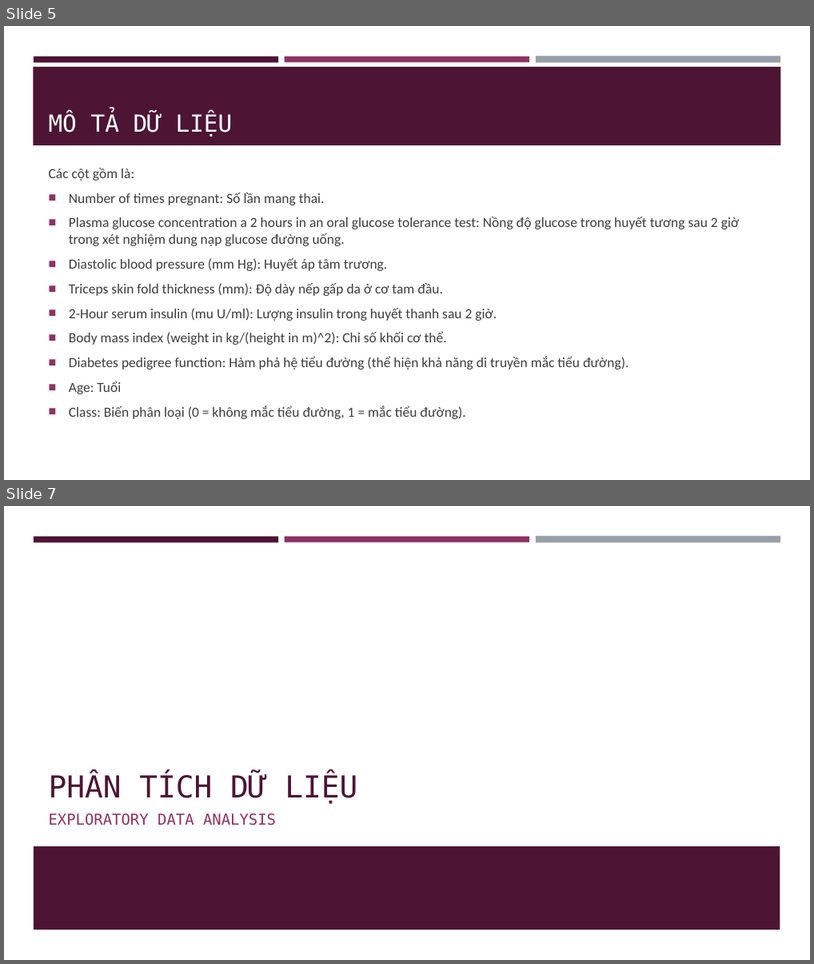
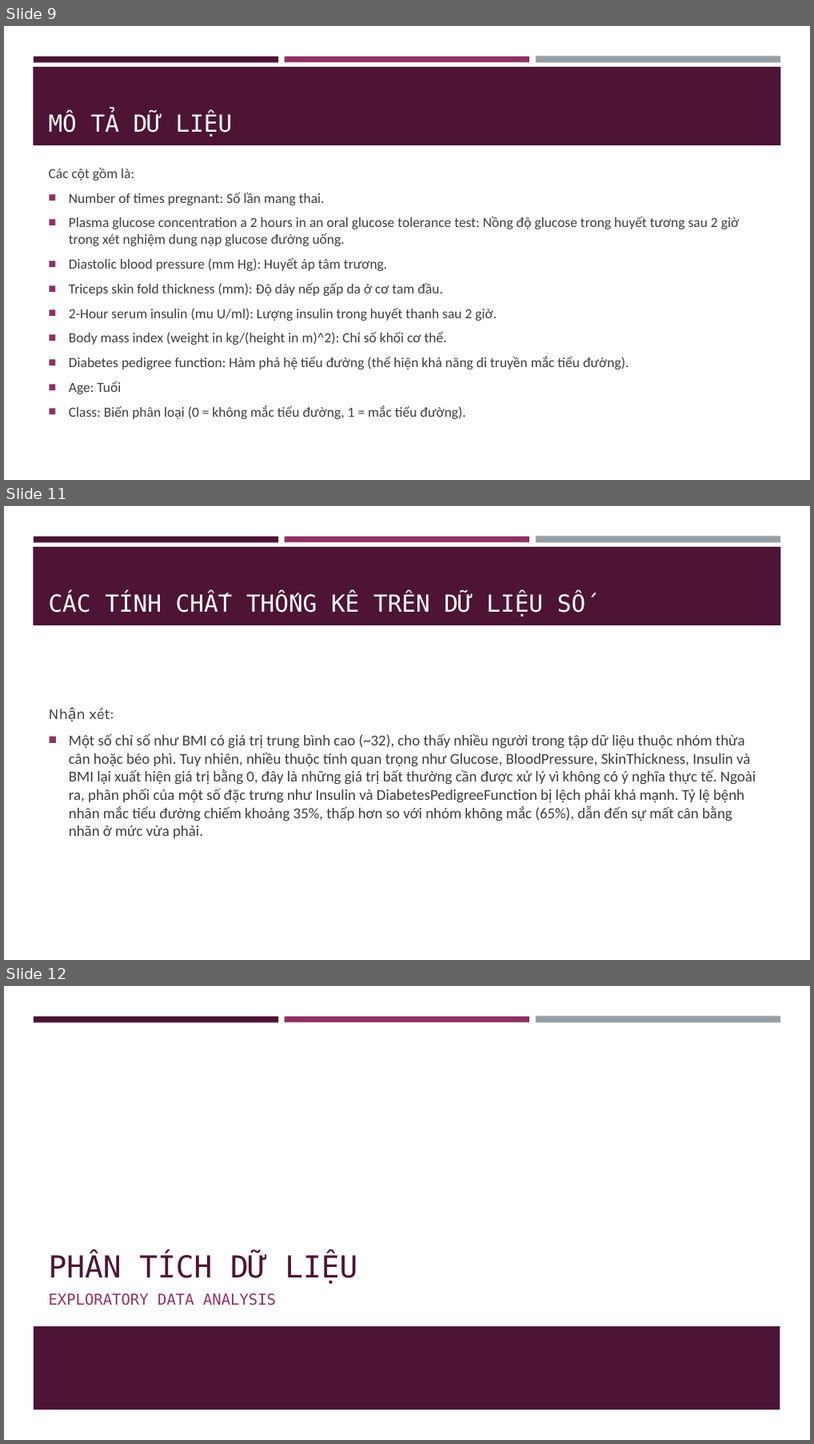
Before and after one commit to NgThanhNhanf/machine_learning, a slide deck: code/practice/lab04/EDA_Bao_cao.pptx. Shown one above the other, each under a label of ours: slides 5 and 7 before the commit, slides 9, 11 and 12 after it; the slides between them are not shown. The pictures are 814x964 and 814x1444 pixels, drawn with LibreOffice and Linux fonts; fonts in the diff are those of the drawing. Boxes give left, top, right and bottom in pixels: in the first picture for what was removed or moved away, otherwise in the second. Text is boxed around its words. In the diff, an @@ line names an element or a change of style, - is before the commit and + after.

```diff
--- a/code/practice/lab04/EDA_Bao_cao.pptx
+++ b/code/practice/lab04/EDA_Bao_cao.pptx
@@ slide 11 added at (4,506,810,960), background #FFFFFF; not listed: 4 template elements that a slide beside it also shows @@
@@ title added at (49,592,600,616), 28 pt, text #FFFFFF @@
+CÁC TÍNH CHẤT THỐNG KÊ TRÊN DỮ LIỆU SỐ
@@ text added at (69,707,756,838), 18 pt, text #3D3D3D @@
+Nhận xét:
+■ Một số chỉ số như BMI có giá trị trung bình cao (~32), cho thấy nhiều người trong tập dữ liệu thuộc nhóm thừa cân hoặc béo phì. Tuy nhiên, nhiều thuộc tính quan trọng như Glucose, BloodPressure, SkinThickness, Insulin và BMI lại xuất hiện giá trị bằng 0, đây là những giá trị bất thường cần được xử lý vì không có ý nghĩa thực tế. Ngoài ra, phân phối của một số đặc trưng như Insulin và DiabetesPedigreeFunction bị lệch phải khá mạnh. Tỷ lệ bệnh nhân mắc tiểu đường chiếm khoảng 35%, thấp hơn so với nhóm không mắc (65%), dẫn đến sự mất cân bằng nhãn ở mức vừa phải.
@@ what was slide 5 is now slide 9 @@
@@ what was slide 7 is now slide 12 @@
```
Also in this commit, not shown: 6 slides changed, 13 other slides added, 1 slide removed, 22 other files.
